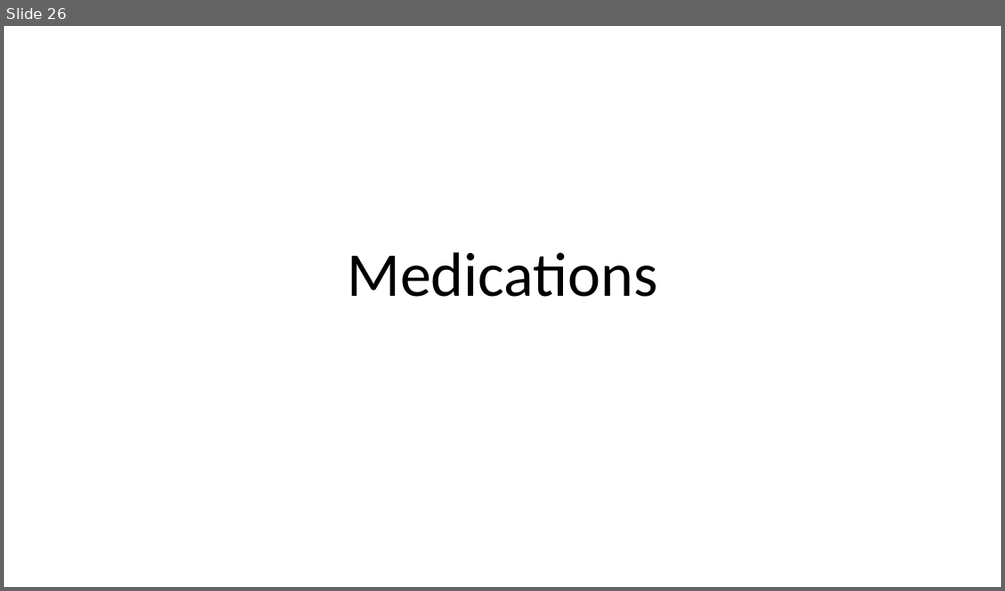
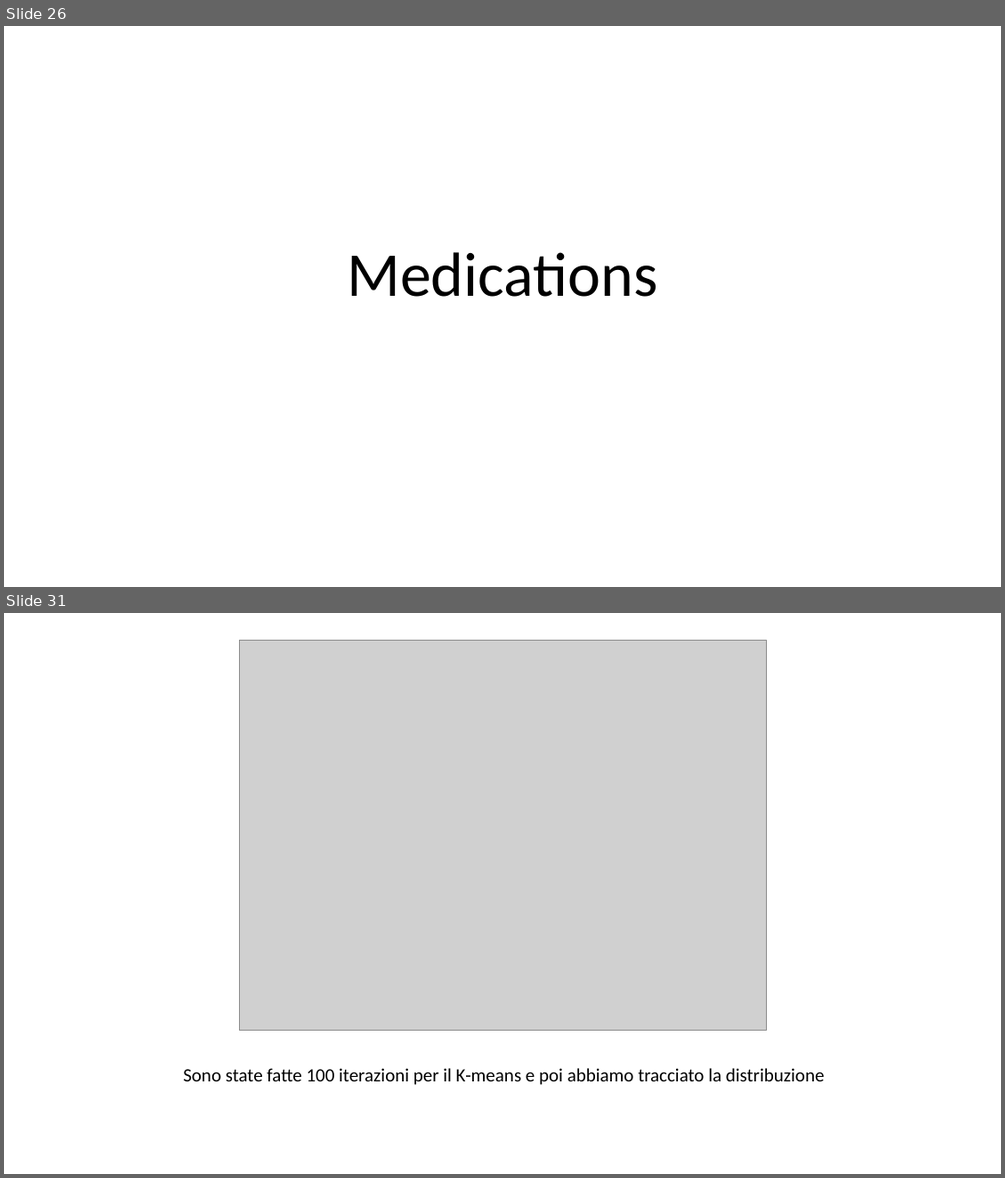
Before and after one commit to UPOD-datascience/ODIN, a slide deck: assets/ppt/data_exploration.pptx. Shown one above the other, each under a label of ours: slide 26 before the commit, slides 26 and 31 after it; the slides between them are not shown. The pictures are 1005x591 and 1005x1178 pixels, drawn with LibreOffice and Linux fonts; fonts in the diff are those of the drawing; grey boxes stand for pictures. Boxes give left, top, right and bottom in pixels: in the first picture for what was removed or moved away, otherwise in the second. Text is boxed around its words. In the diff, an @@ line names an element or a change of style, - is before the commit and + after.

```diff
--- a/assets/ppt/data_exploration.pptx
+++ b/assets/ppt/data_exploration.pptx
@@ slide 31 added at [4, 613, 1001, 1174], background #FFFFFF @@
@@ picture added at [239, 640, 766, 1030] @@
@@ text added at [183, 1068, 825, 1085], 18 pt, text #000000 @@
+Sono state fatte 100 iterazioni per il K-means e poi abbiamo tracciato la distribuzione
```
Also in this commit, not shown: 3 slides changed, 4 other slides added, 1 slide removed, 4 other files.
